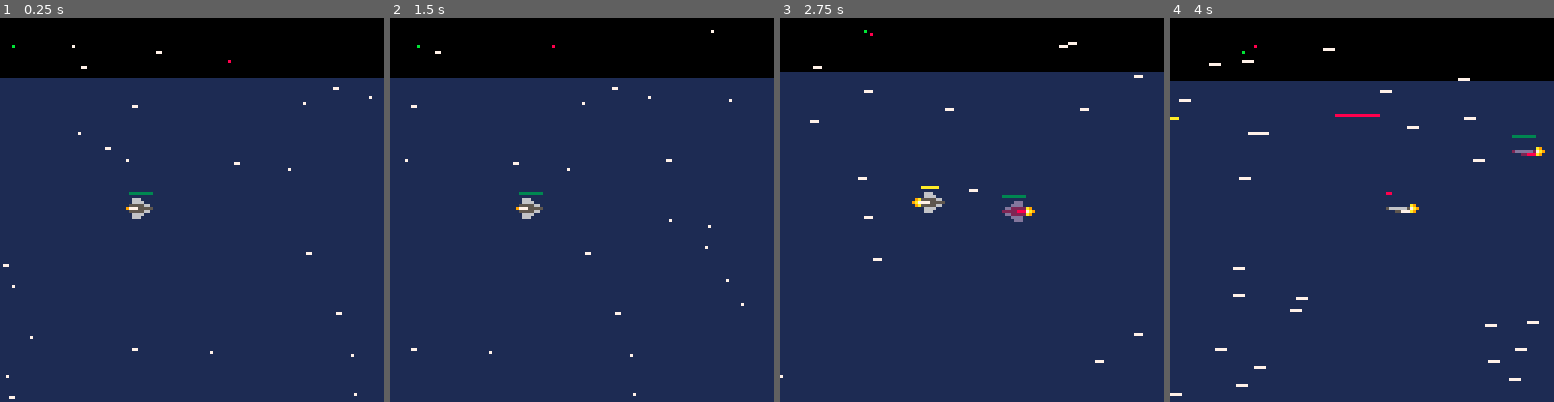
Above: before the commit, frames 1-4 (left to right).
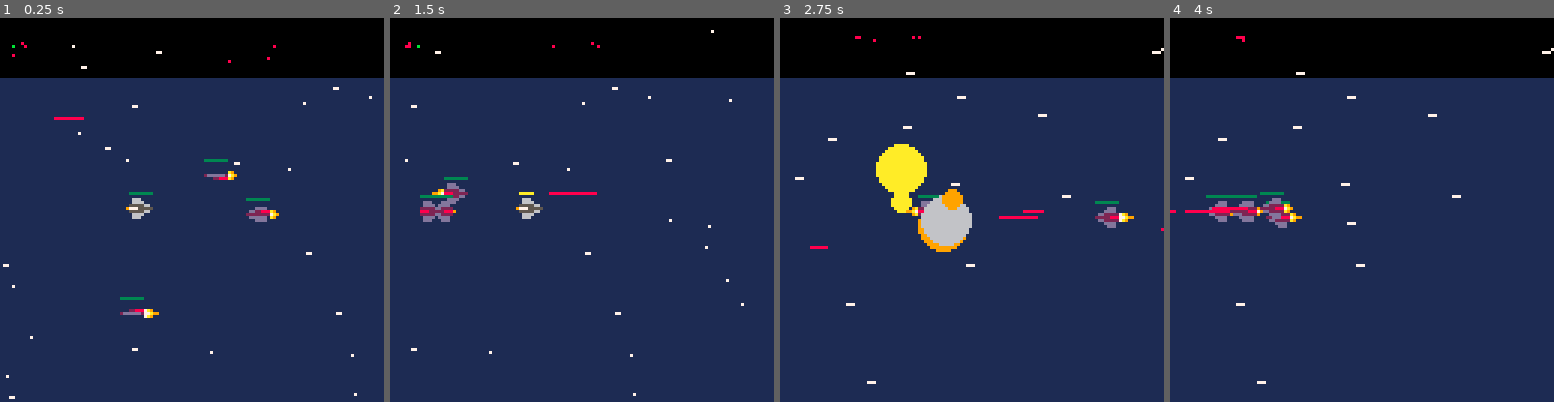
Above: after the commit, the same moments.

Repository: jondkoon/defender
Game: PICO-8 cartridge defender.p8
The game is run twice, just before and just after one commit, with the same random seed, the same clock (stepped at 60 frames per second) and the same inputs.
Inputs:
- Up to frame 1 (0.25 s): no input
- Up to frame 2 (1.5 s): tap O (Z key) at 0.7 s
- Up to frame 3 (2.75 s): hold Right 1.6-2.1 s; tap O (Z key) at 1.7, 2.1, 2.5 s; hold Up 2.15-2.42 s; hold Right from 2.47 s (still down)
- Up to frame 4 (4 s): tap O (Z key) at 2.9, 3.3, 3.7 s; release Right at 3.03 s; hold Left 3.08-3.58 s; hold Down 3.63-3.97 s

The runs differ from the first frame. In frame 1, 0.7% of the frame differs, in the area x 3-73%, y 6-79%; in frame 2, 0.9%; in frame 3, 6.2%, in the area x 0-100%, y 3-96%; in frame 4, 3.3%.

Commit message:
explosion effect

Diff:
--- a/defender.p8
+++ b/defender.p8
@@ -96,6 +96,7 @@
 			end
 		end,
 		destroy = function(self)
+			make_explosion(self.x + self.width / 2, self.y + self.height / 2)
 			del(ships, self)
 			del(objects, self)
 		end,
@@ -216,7 +217,7 @@
 	x = start_x,
 	y = start_y,
 	dx = start_dx,
-	hp = 5,
+	hp = 10,
 	shot_color = 10,
 	indicator_color = 11,
 	is_player_ship = true,
@@ -246,7 +247,7 @@
 		x = rnd(scene_width),
 		y = rnd(max_y),
 		dx = start_dx,
-		hp = 10,
+		hp = 3,
 		shot_color = 8,
 		indicator_color = 8,
 		pal = function(self)
@@ -280,8 +281,41 @@
 	})
 end
 
-for i = 0, 0 do
+for i = 0, 5 do
 	make_bad_ship()
+end
+
+
+function make_explosion(x, y)
+	local make_particle = function(x, y)
+		local particle_colors = { 6, 7, 9, 10 }
+		local particle = {
+			x = x - 4 + flr(rnd(8)),
+			y = y - 4 + flr(rnd(8)),
+			width = 5 + flr(rnd(8)),
+			color = particle_colors[1 + flr(rnd(count(particle_colors)))],
+			counter = 10 + flr(rnd(10)),
+			dx = flr(rnd(3)) - 1.5,
+			dy = flr(rnd(3)) - 1.5,
+			dwidth = flr(rnd(3)) - 1.5,
+			update = function(self)
+				self.x += self.dx
+				self.y += self.dy
+				self.width += self.dwidth
+				self.counter -= 1
+				if (self.counter <= 0) then
+					del(objects, self)
+				end
+			end,
+			draw = function(self)
+				circfill(self.x, self.y, self.width / 2, self.color)
+			end
+		}
+		add(objects, particle)
+	end
+	for i = 0, 10 do
+		make_particle(x, y)
+	end
 end
 
 for i = 0, 50 + rnd(50) do
